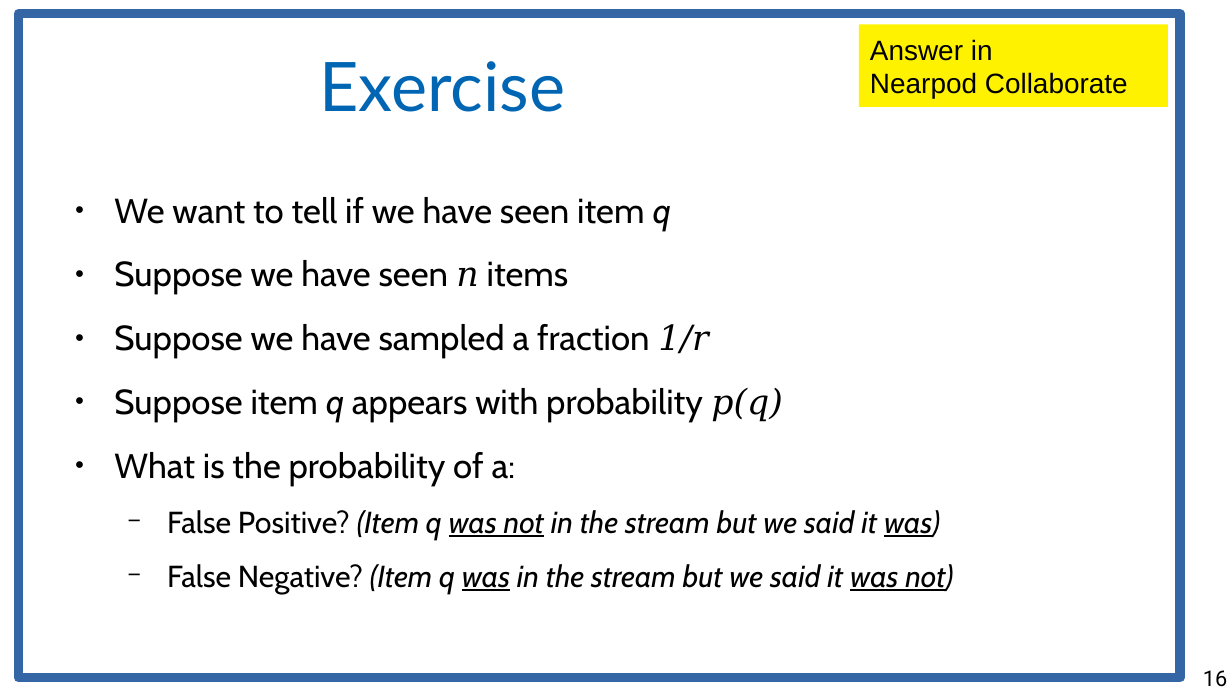
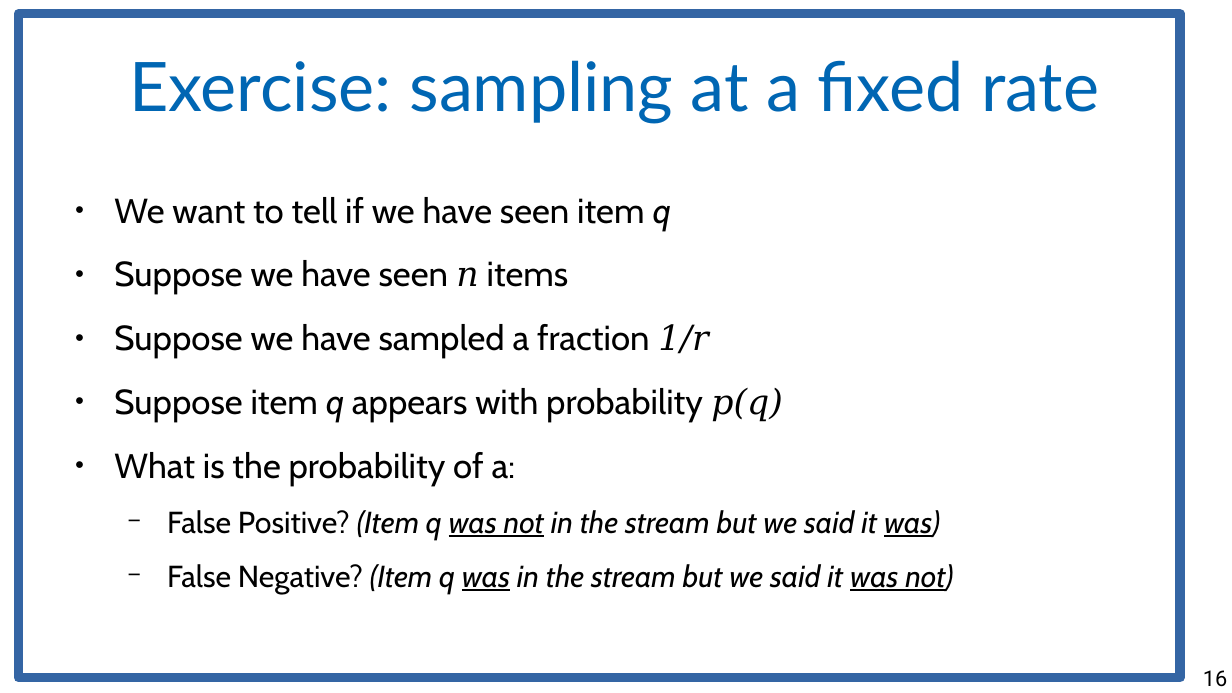
Before and after one commit to marco-calautti/data-mining-course, a slide deck: slide 16 of theory/odp/tt22_streams.odp. Drawn at 1232x693 pixels with LibreOffice and Linux fonts; fonts in the diff are those of the drawing. Boxes give left, top, right and bottom in pixels: in the first picture for what was removed or moved away, otherwise in the second. Text is boxed around its words. In the diff, an @@ line names an element or a change of style, - is before the commit and + after.

```diff
--- a/theory/odp/tt22_streams.odp
+++ b/theory/odp/tt22_streams.odp
@@ rectangle removed at (860,25,1168,107) @@
-Answer in
-Nearpod Collaborate
@@ title at (129,60,1099,124): text changed @@
-Exercise
+Exercise: sampling at a fixed rate
```
Also in this commit, not shown: 11 other slides changed, 10 other files.
